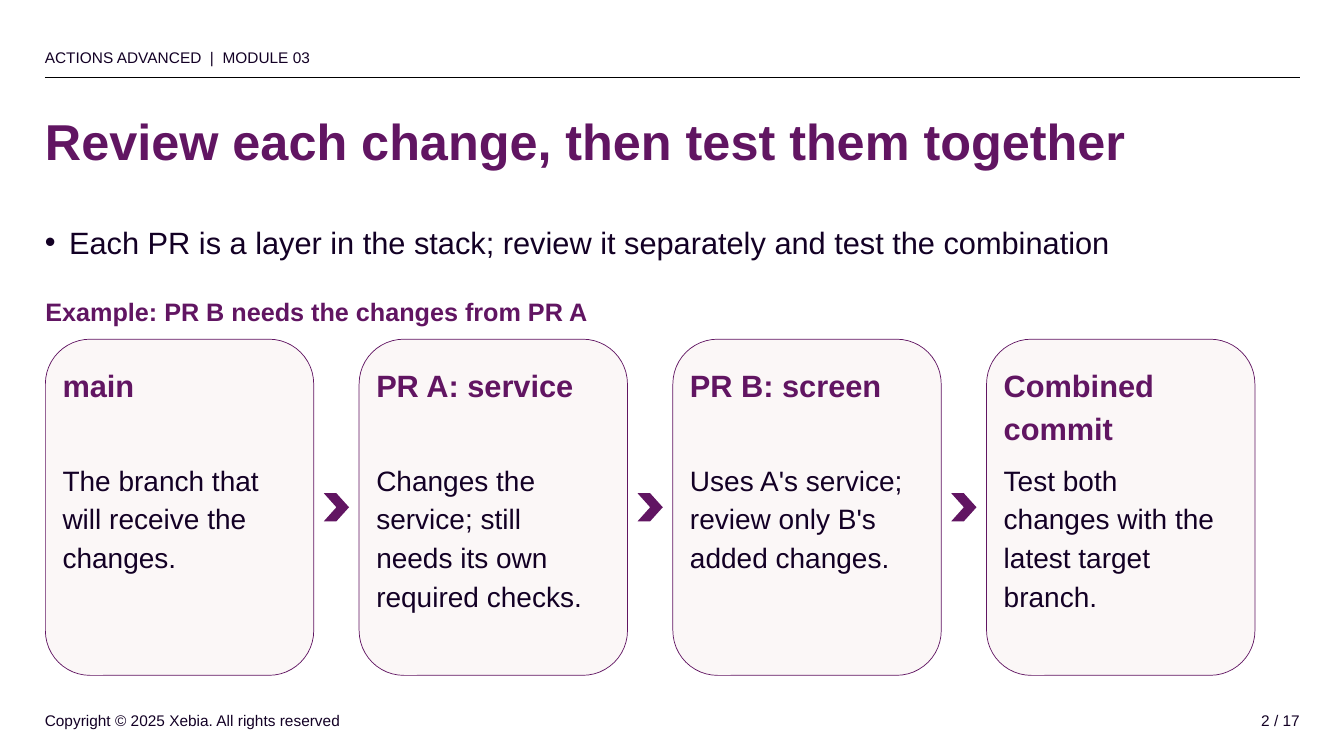
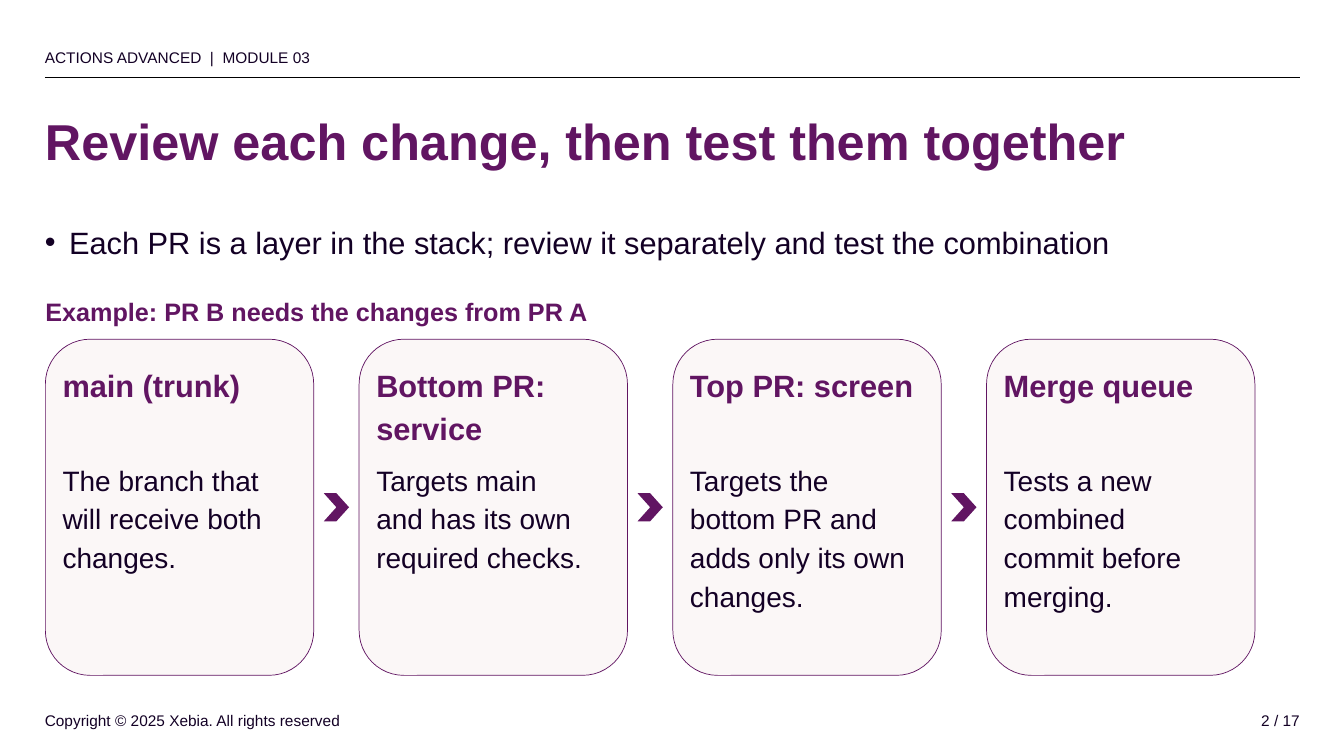
Before and after one commit to rajbos/github-actions-advanced-v3, a slide deck: slide 2 of slides/powerpoint/03-policy.pptx. Drawn at 1344x756 pixels with LibreOffice and Linux fonts; fonts in the diff are those of the drawing; background and template pictures are left out. Boxes give left, top, right and bottom in pixels: in the first picture for what was removed or moved away, otherwise in the second. Text is boxed around its words. In the diff, an @@ line names an element or a change of style, - is before the commit and + after.

```diff
--- a/slides/powerpoint/03-policy.pptx
+++ b/slides/powerpoint/03-policy.pptx
@@ text at (63, 374, 240, 403): text changed @@
-main
+main (trunk)
@@ text at (376, 375, 545, 441): text changed @@
-PR A: service
+Bottom PR:
+service
@@ text at (690, 375, 913, 403): text changed @@
-PR B: screen
+Top PR: screen
@@ text at (1004, 375, 1194, 403): text changed @@
-Combined
-commit
+Merge queue
@@ text at (376, 470, 571, 530): text changed @@
-Changes the
-service; still
-needs its own
+Targets main
+and has its own
@@ text at (690, 470, 904, 612): text changed @@
-Uses A's service;
-review only B's
-added changes.
+Targets the
+bottom PR and
+adds only its own
+changes.
@@ text at (1004, 471, 1181, 612): text changed @@
-Test both
-changes with the
-latest target
-branch.
+Tests a new
+combined
+commit before
+merging.
@@ text at (63, 508, 262, 530): text changed @@
-will receive the
+will receive both
```
Also in this commit, not shown: 11 other slides changed, 41 other files.
